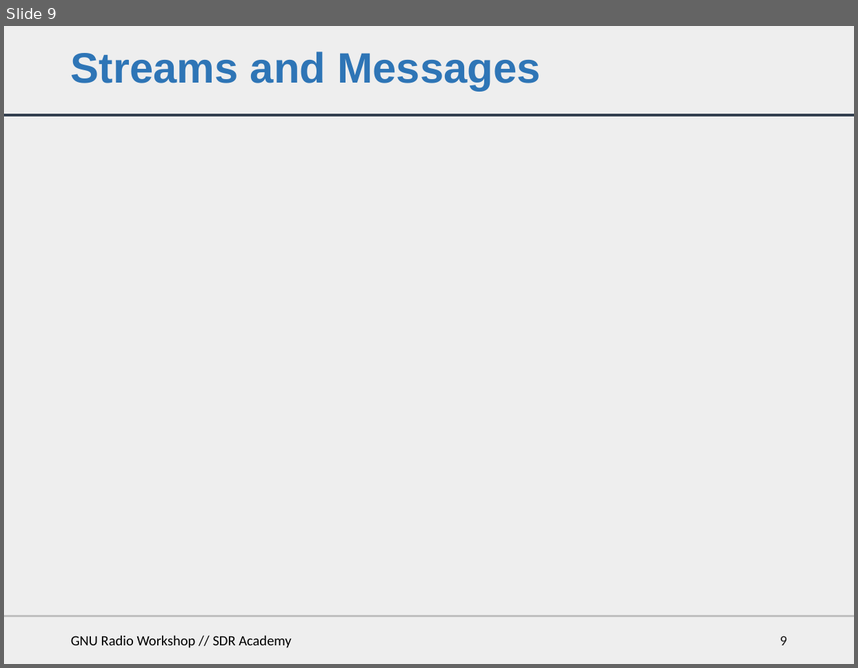
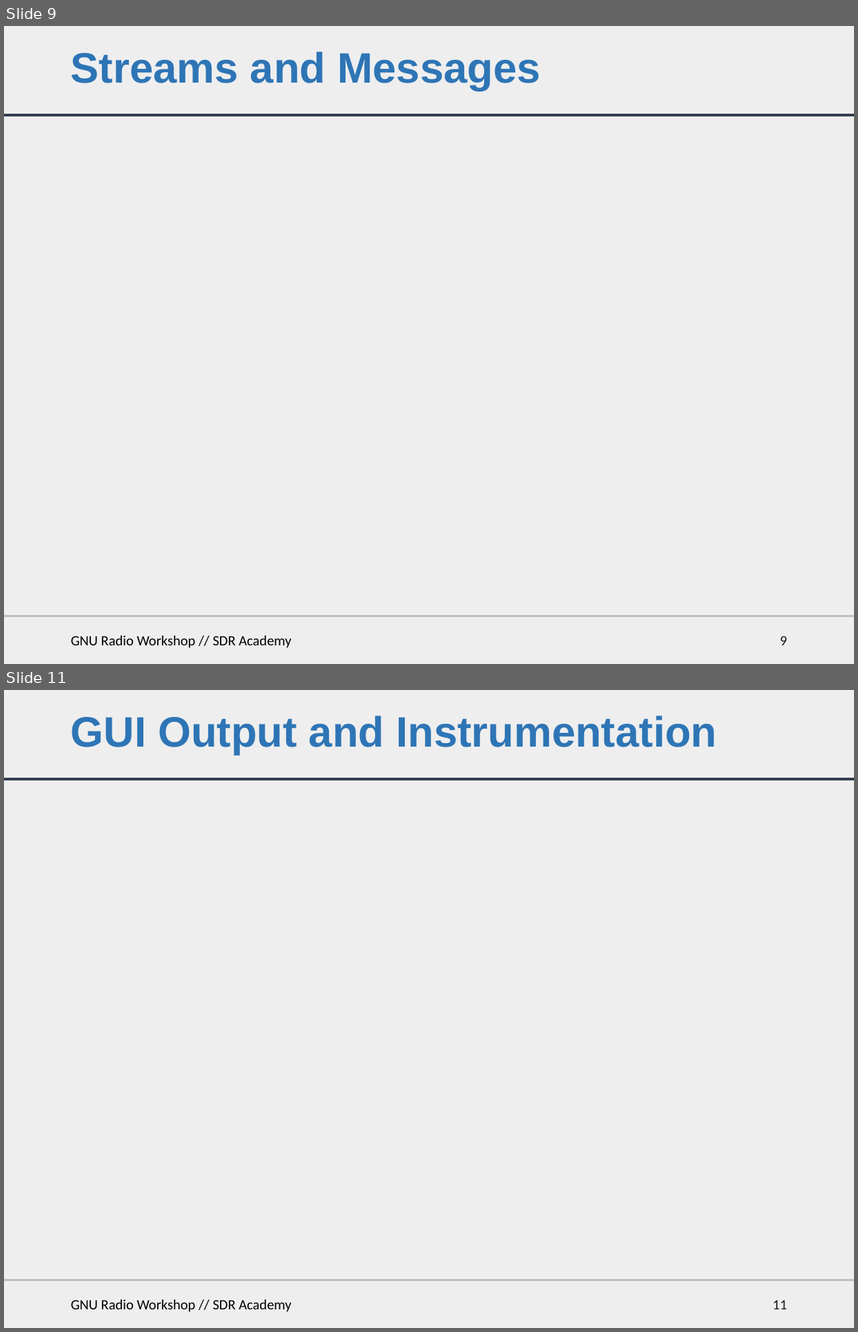
Before and after one commit to bastibl/gnuradio-workshop, a slide deck: gr-workshop.pptx. Shown one above the other, each under a label of ours: slide 9 before the commit, slides 9 and 11 after it; the slides between them are not shown. The pictures are 858x668 and 858x1332 pixels, drawn with LibreOffice and Linux fonts; fonts in the diff are those of the drawing. Boxes give left, top, right and bottom in pixels: in the first picture for what was removed or moved away, otherwise in the second. Text is boxed around its words. In the diff, an @@ line names an element or a change of style, - is before the commit and + after.

```diff
--- a/gr-workshop.pptx
+++ b/gr-workshop.pptx
@@ slide 11 added at box(4, 690, 854, 1328), background #EEEEEE; not listed: 2 template elements that a slide beside it also shows @@
@@ title added at box(71, 716, 717, 755), 36 pt, text #2E75B6, bold @@
+GUI Output and Instrumentation
@@ text added at box(71, 1299, 291, 1312), 12 pt, text #000000 @@
+GNU Radio Workshop // SDR Academy
@@ page number added at box(773, 1299, 787, 1309), 12 pt, text #181717 @@
+11
```
Also in this commit, not shown: 2 slides changed, 4 other slides added.
